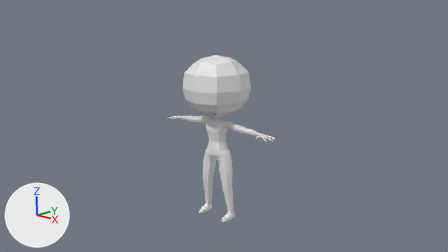
Renders of the Blender file raw_assets/blender/keke03a.blend from each side of a commit.
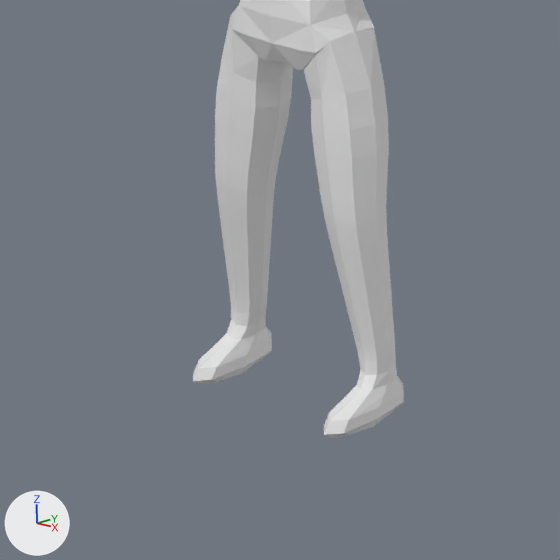
The first picture shows the older version from the file's camera 'Camera'. The close-ups show both versions on the part from 37% to 58% of the width and 58% to 97% of the height of that picture; other places that the commit changed are outside them. Arrows for +X, +Y and +Z are at lower left; the lights stay in place.

Before the edit, the objects in view are built like this:
```python
me_plane_003 = bpy.data.meshes.new('Plane.003')
me_plane_003.from_pydata(...)  # 113 vertices, 108 faces; spans x 0.62..1.33, y -0.86..0.5, z -5.21..-2.91
me_plane_004 = bpy.data.meshes.new('Plane.004')
me_plane_004.from_pydata(...)  # 64 vertices, 56 faces; spans x 0.34..1.27, y -0.46..0.48, z -2.99..-0.45
me_plane_009 = bpy.data.meshes.new('Plane.009')
me_plane_009.from_pydata(...)  # 33 vertices, 18 faces; spans x 0.0..0.858, y -0.538..0.539, z -1.068..0.083
ob_lower_leg = bpy.data.objects.new('lower_leg', me_plane_003)
ob_lower_leg.location = (0.0, 0.0, -0.29)
_m = ob_lower_leg.modifiers.new('Mirror', 'MIRROR')
ob_pelvis = bpy.data.objects.new('pelvis', me_plane_009)
ob_pelvis.location = (0.0, 0.0, -0.29)
_m = ob_pelvis.modifiers.new('Mirror', 'MIRROR')
_m.use_clip = True
ob_upper_leg = bpy.data.objects.new('upper_leg', me_plane_004)
ob_upper_leg.location = (0.0, 0.0, -0.29)
_m = ob_upper_leg.modifiers.new('Mirror', 'MIRROR')
```
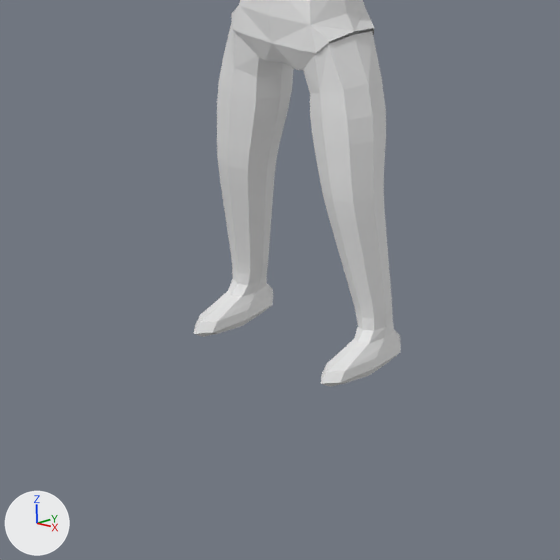
The edits, one by one:
Object 'upper_leg' (ob_upper_leg) moves from (0.0, 0.0, -0.29) to (0.0, 0.0, -0.4).
Object 'upper_leg' (ob_upper_leg) is rescaled from (1.0, 1.0, 1.0) to (0.965, 1.0, 0.855).
Object 'lower_leg' (ob_lower_leg) moves from (0.0, 0.0, -0.29) to (0.0, 0.0, -0.4).
Object 'lower_leg' (ob_lower_leg) is rescaled from (1.0, 1.0, 1.0) to (0.965, 1.0, 0.855).

Changed parts and their boxes [x1, y1, x2, y2] in the close-ups (560 x 560 px):
'upper_leg', moved, rescaled (15% shorter): before [215, 13, 389, 248]; after [217, 22, 386, 222]
'lower_leg', moved, rescaled (11% shorter): before [193, 200, 404, 438]; after [194, 176, 401, 387]
